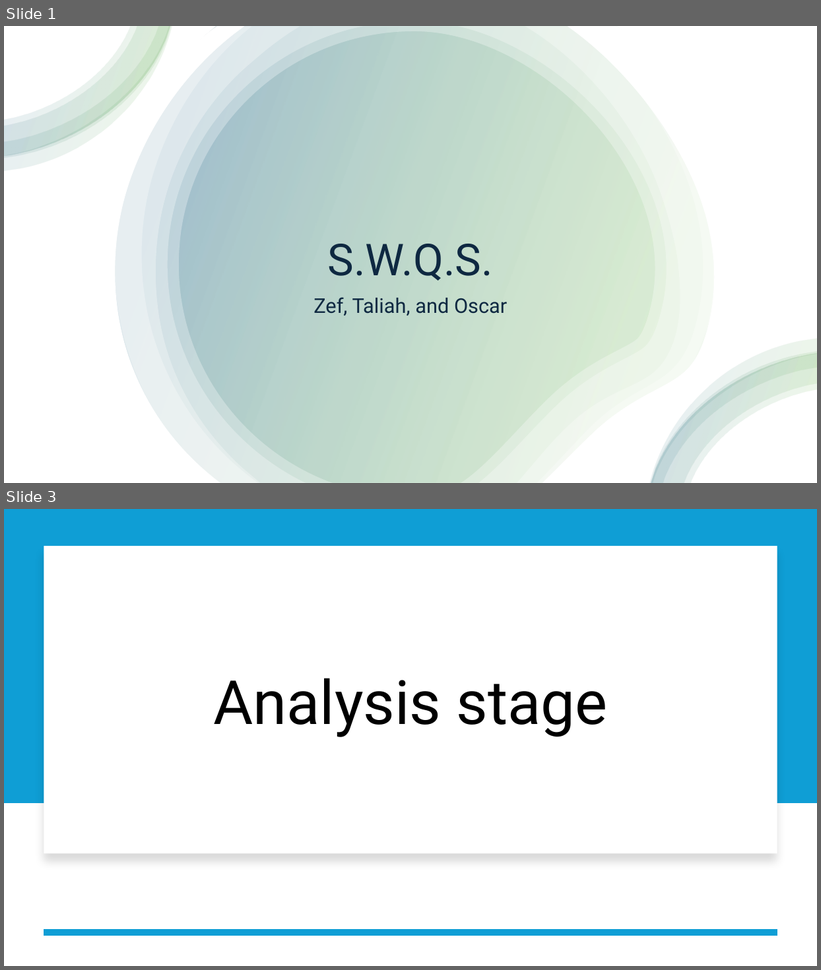
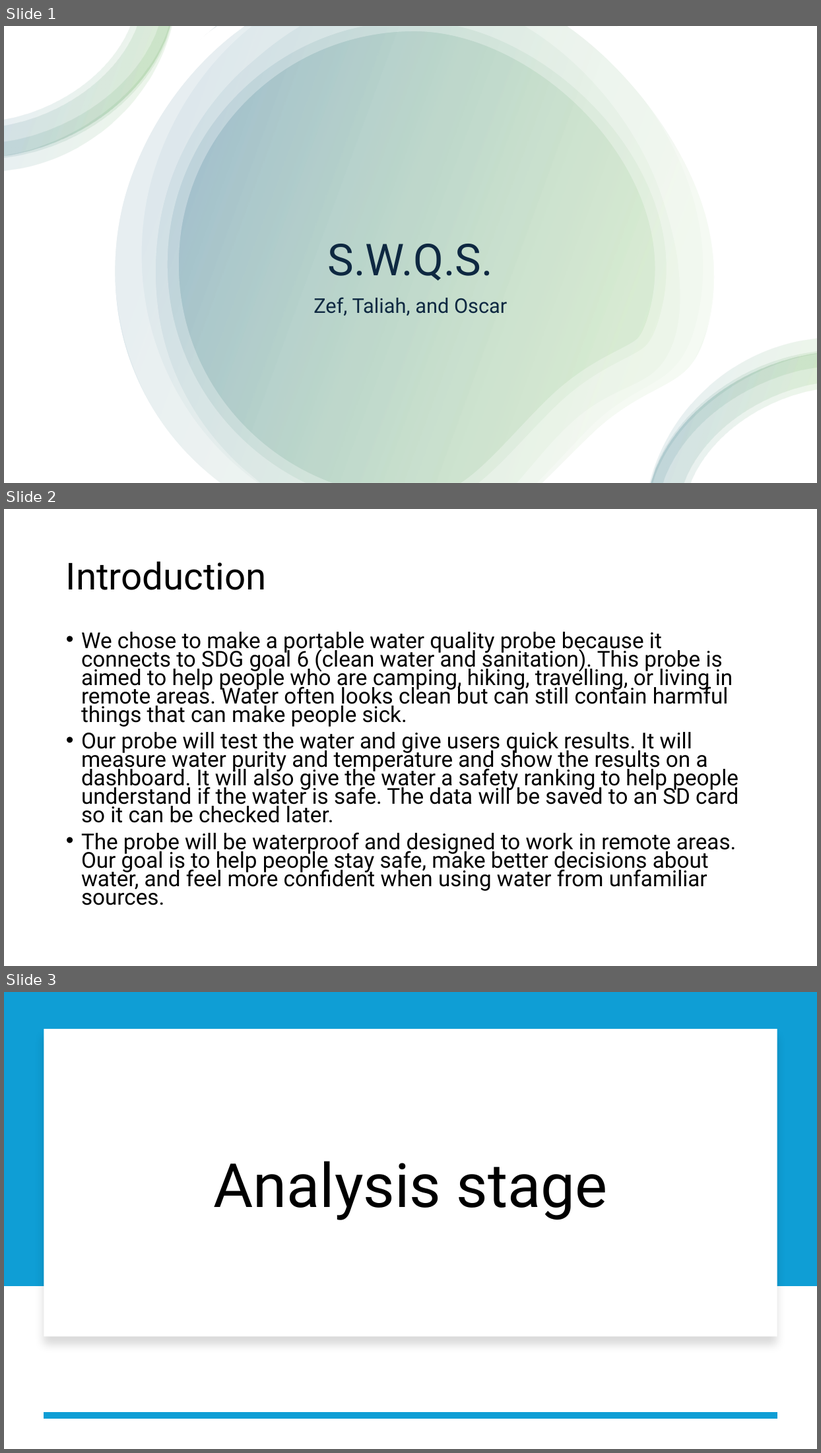
Before and after one commit to theneofan/SWQS_Version_Control, a slide deck: PowerPoint/SWQSPowerpoint.pptx. Shown one above the other, each under a label of ours: slides 1 and 3 before the commit, slides 1, 2 and 3 after it; the slides between them are not shown. The pictures are 821x970 and 821x1453 pixels, drawn with LibreOffice and Linux fonts; fonts in the diff are those of the drawing. Boxes give left, top, right and bottom in pixels: in the first picture for what was removed or moved away, otherwise in the second. Text is boxed around its words. In the diff, an @@ line names an element or a change of style, - is before the commit and + after.

```diff
--- a/PowerPoint/SWQSPowerpoint.pptx
+++ b/PowerPoint/SWQSPowerpoint.pptx
@@ slide 2 added at (x1=4, y1=509, x2=817, y2=966), background #FFFFFF @@
@@ title added at (x1=66, y1=561, x2=267, y2=590), 44 pt, text #000000 @@
+Introduction
@@ text added at (x1=81, y1=632, x2=739, y2=906), 25.9 pt, text #000000 @@
+• We chose to make a portable water quality probe because it connects to SDG goal 6 (clean water and sanitation). This probe is aimed to help people who are camping, hiking, travelling, or living in remote areas. Water often looks clean but can still contain harmful things that can make people sick.
+• Our probe will test the water and give users quick results. It will measure water purity and temperature and show the results on a dashboard. It will also give the water a safety ranking to help people understand if the water is safe. The data will be saved to an SD card so it can be checked later.
+• The probe will be waterproof and designed to work in remote areas. Our goal is to help people stay safe, make better decisions about water, and feel more confident when using water from unfamiliar sources.
```
Also in this commit, not shown: 5 slides changed, 4 other slides added, 2 slides removed.
